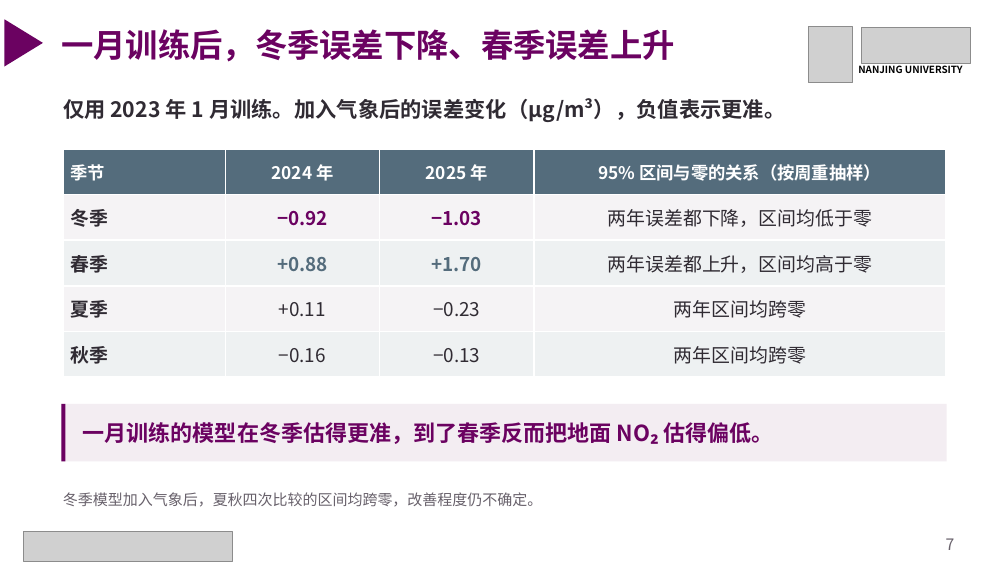
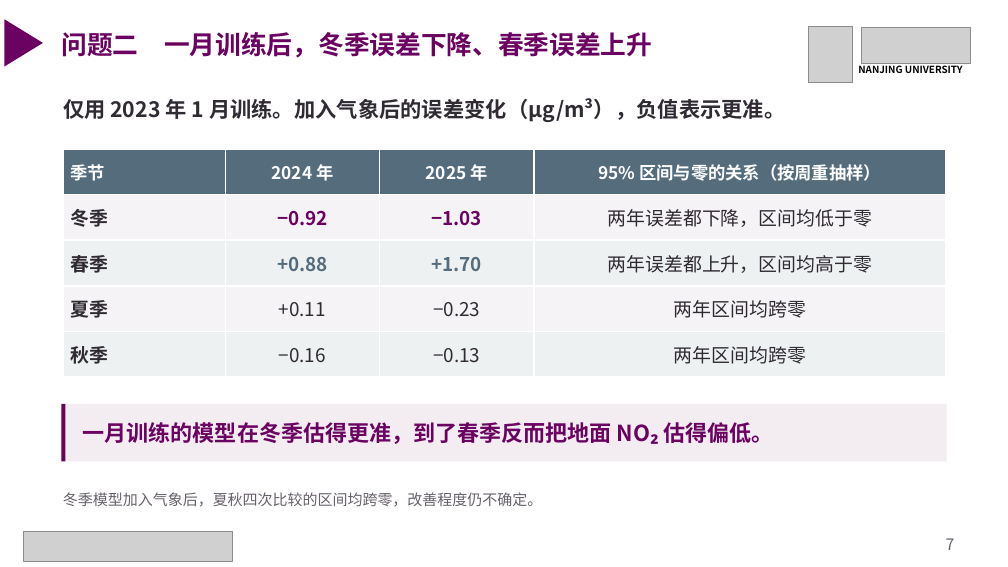
Before and after one commit to gxm-nju/china-air-pollution, a slide deck: slide 7 of docs/课堂展示.pptx. Drawn at 1008x567 pixels with LibreOffice and Linux fonts; fonts in the diff are those of the drawing; grey boxes stand for pictures. Boxes give left, top, right and bottom in pixels: in the first picture for what was removed or moved away, otherwise in the second. Text is boxed around its words. In the diff, an @@ line names an element or a change of style, - is before the commit and + after.

Commit message:
为课堂展示补全研究问题编号并精简提交材料入口

```diff
--- a/docs/课堂展示.pptx
+++ b/docs/课堂展示.pptx
@@ text at <box>61,32,652,58</box>: text changed; size 30.8 to 24.5 pt @@
-一月训练后，冬季误差下降、春季误差上升
+问题二 一月训练后，冬季误差下降、春季误差上升
```
Also in this commit, not shown: 9 other slides changed, 5 other files.
